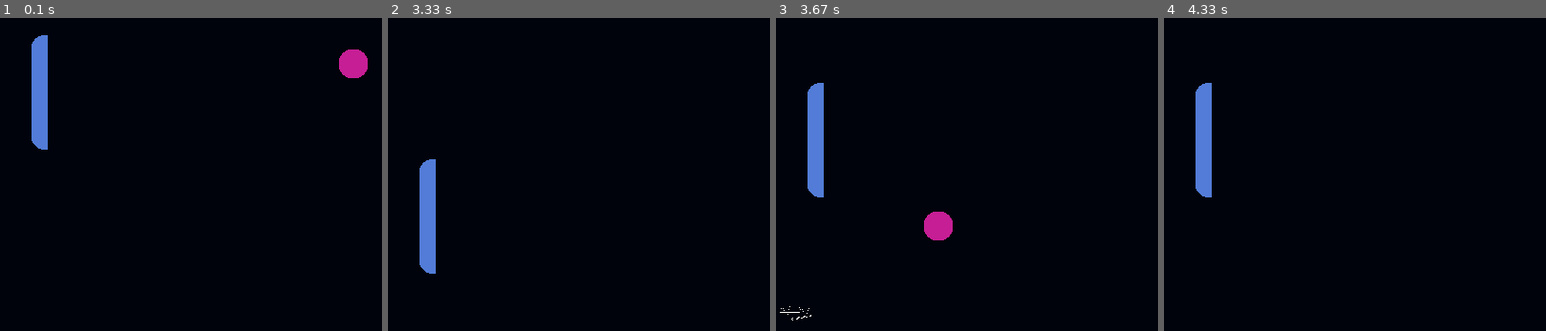
Above: before the commit, frames 1-4 (left to right).
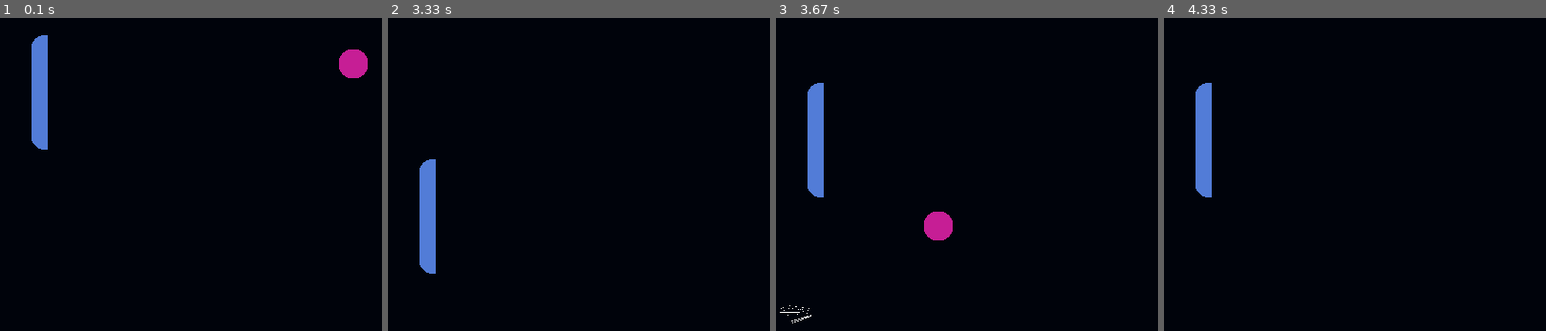
Above: after the commit, the same moments.

Repository: yada2x/pygame-pong
Game: pygame game, started from game.py
Same seed, same stepped clock (60 frames per second), same inputs: the game is played once before the commit and once after it.
Inputs:
- Up to frame 1 (0.1 s): no input
- Up to frame 2 (3.33 s): hold Up 0.33-0.8 s; hold Down 0.83-1.13 s; hold S 0.83-1.13 s; hold Up 1.17-1.53 s; hold W 1.17-1.53 s; hold Down 2.3-2.6 s; hold S 2.3-2.6 s; hold Up 2.63-3 s; hold W 2.63-3 s; hold Down from 3.03 s (still down); hold S from 3.03 s (still down)
- Up to frame 3 (3.67 s): release Down at 3.4 s; release S at 3.4 s; hold Up from 3.43 s (still down); hold W from 3.43 s (still down)
- Up to frame 4 (4.33 s): release Up at 3.73 s; release W at 3.73 s; hold Down 3.77-4.07 s; hold S 3.77-4.07 s; hold Up from 4.1 s (still down); hold W from 4.1 s (still down)
The pictures show only the part of the screen within x 0-50%, y 42-92%; the shares and areas given below are measured in that part.

Frames 1-2 are identical in both runs. In frame 3, less than 0.1% of the frame differs, in the area x 1-9%, y 91-98%; in frame 4, nothing differs.

Commit message:
did something with sparks and adding collisions

Diff:
--- a/game.py
+++ b/game.py
@@ -112,7 +112,7 @@
             # Sparks / Particles Code
             for spark in self.sparks.copy():
                 kill = spark.update()
-                spark.render(self.screen)
+                spark.render(self.screen, self.ball.collisions)
                 if kill:
                     self.sparks.remove(spark)
 
--- a/scripts/entities.py
+++ b/scripts/entities.py
@@ -8,7 +8,7 @@
         self.type = type
         self.pos = list(pos)
         self.size = size
-        self.collisions = {'up': False, 'down': False, 'right': False, 'left': False}
+        self.collisions = {'up': False, 'down': False, 'right': False, 'left': False, 'goal': False}
 
     def rect(self):
         return pygame.Rect(self.pos[0], self.pos[1], self.size[0], self.size[1])
@@ -35,6 +35,8 @@
         self.players = players
 
     def update(self):
+        self.collisions = {'up': False, 'down': False, 'right': False, 'left': False, 'goal': False}
+
         # Wall Collisions
         wall = False
         paddle = False
@@ -47,18 +49,22 @@
             self.pos[1] = self.screen_height - self.size[1]
             self.y_dir *= -1
             wall = True
+            self.collisions["down"] = True
         if ball_rect.top <= 47:
             self.pos[1] = 47
             self.y_dir *= -1
             wall = True
+            self.collisions["up"] = True
 
         # Goal collisions
         if ball_rect.left < 0:
             self.pos[0] = 0
+            self.collisions["goal"] = True
             return 3
 
         if ball_rect.right >= 805:
             self.pos[0] = self.screen_width - self.size[0]
+            self.collisions["goal"] = True
             return 4
 
         # Player collisions
@@ -67,8 +73,10 @@
             if ball_rect.colliderect(rect):
                 if self.x_dir > 0:
                     self.pos[0] = rect.left - self.size[0]
+                    self.collisions["right"] = True
                 else:
                     self.pos[0] = rect.right
+                    self.collisions["left"] = True
                 self.x_dir *= -1
                 self.speed = min(self.speed + 2, 30)
                 paddle = True
--- a/scripts/sparks.py
+++ b/scripts/sparks.py
@@ -15,9 +15,9 @@
         self.speed = max(0, self.speed - 0.1)
         return not self.speed
 
-    def render(self, surface: pygame.Surface):
+    def render(self, surface: pygame.Surface, collisions):
         render_points = [
-            (self.pos[0] + math.cos(self.angle) * 10, self.pos[1] + math.sin(self.angle)),
+            (self.pos[0] + math.cos(self.angle) * 10, self.pos[1] + math.sin(self.angle)* 10),
             (self.pos[0] + math.cos(self.angle + math.pi) * 10, self.pos[1] + math.sin(self.angle + math.pi) * 10),
             (self.pos[0] + math.cos(self.angle + math.pi) * 10, self.pos[1] + math.sin(self.angle + math.pi) * 10),
             (self.pos[0] + math.cos(self.angle - math.pi) * 10, self.pos[1] + math.sin(self.angle - math.pi) * 10),
